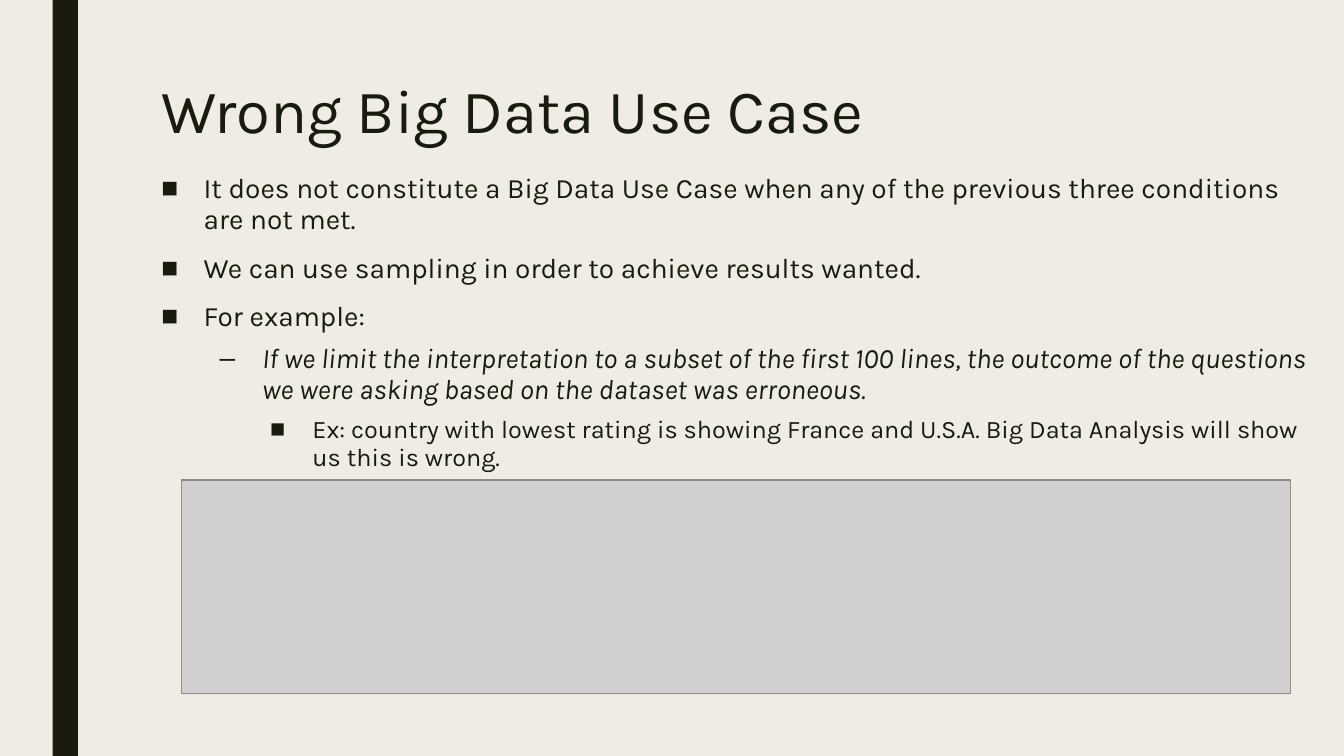
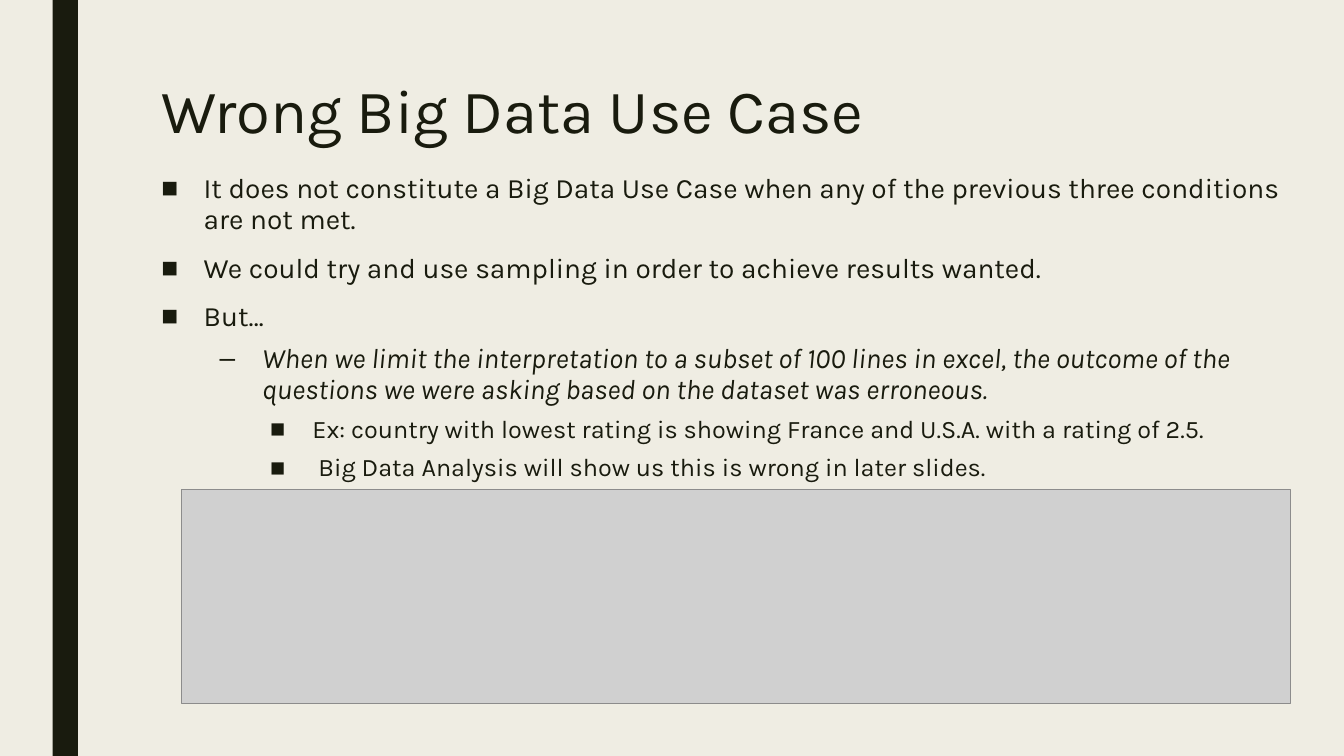
Before and after one commit to TaniaGameiro/CEBD1261-TaniaNora-Project, a slide deck: slide 5 of CEBD1261- presentation April 28, 2018.pptx. Drawn at 1344x756 pixels with LibreOffice and Linux fonts; fonts in the diff are those of the drawing; grey boxes stand for pictures. Boxes give left, top, right and bottom in pixels: in the first picture for what was removed or moved away, otherwise in the second. Text is boxed around its words. In the diff, an @@ line names an element or a change of style, - is before the commit and + after.

```diff
--- a/CEBD1261- presentation April 28, 2018.pptx
+++ b/CEBD1261- presentation April 28, 2018.pptx
@@ text at <box>204,258,1230,482</box>: text changed @@
-■ We can use sampling in order to achieve results wanted.
-■ For example:
-  – If we limit the interpretation to a subset of the first 100 lines, the outcome of the questions we were asking based on the dataset was erroneous.
-    ■ Ex: country with lowest rating is showing France and U.S.A. Big Data Analysis will show us this is wrong.
+■ We could try and use sampling in order to achieve results wanted.
+■ But…
+  – When we limit the interpretation to a subset of 100 lines in excel, the outcome of the questions we were asking based on the dataset was erroneous.
+    ■ Ex: country with lowest rating is showing France and U.S.A. with a rating of 2.5.
+    ■ Big Data Analysis will show us this is wrong in later slides.
@@ picture: place and size @@
-picture at <box>182,480,1292,694</box>
+picture at <box>182,490,1292,704</box>
```
Also in this commit, not shown: 1 other slide changed.
